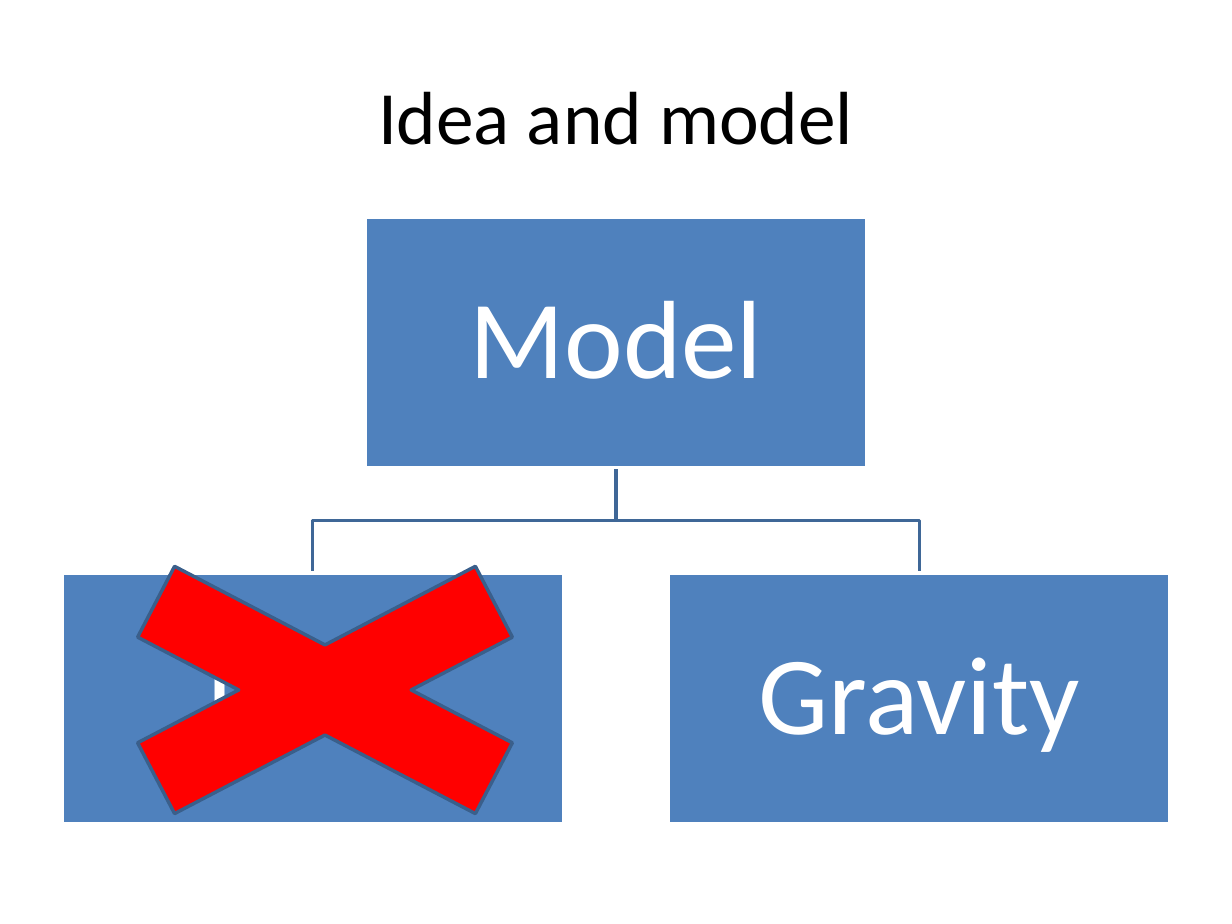
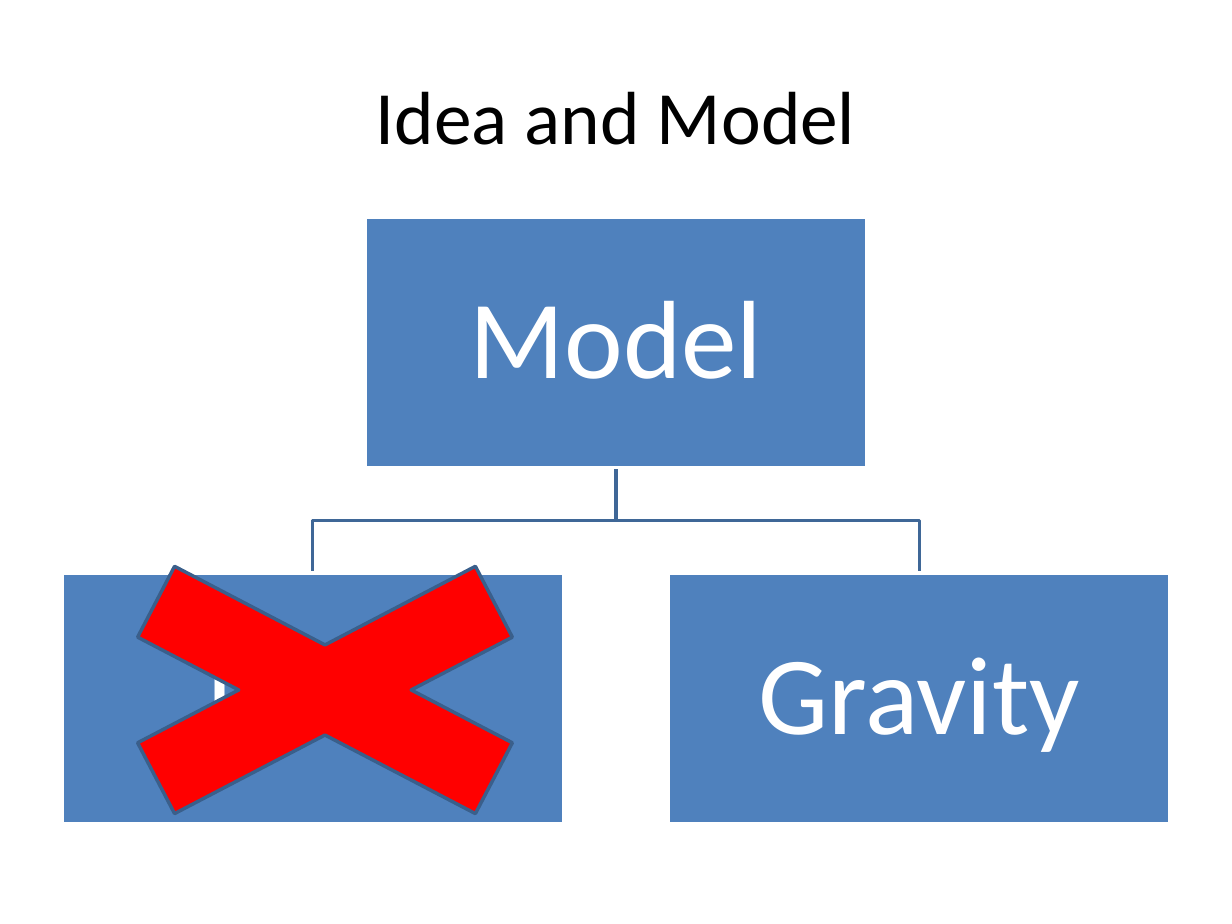
Before and after one commit to EleSwag/Elias-und-Mario, a slide deck: slide 3 of presentation/Part II and III.pptx. Drawn at 1232x924 pixels with LibreOffice and Linux fonts; fonts in the diff are those of the drawing. Boxes give left, top, right and bottom in pixels: in the first picture for what was removed or moved away, otherwise in the second. Text is boxed around its words. In the diff, an @@ line names an element or a change of style, - is before the commit and + after.

```diff
--- a/presentation/Part II and III.pptx
+++ b/presentation/Part II and III.pptx
@@ title at (376, 91, 855, 145): text changed @@
-Idea and model
+Idea and Model
```
Also in this commit, not shown: 3 other slides changed, 7 slides added, 7 other files.
